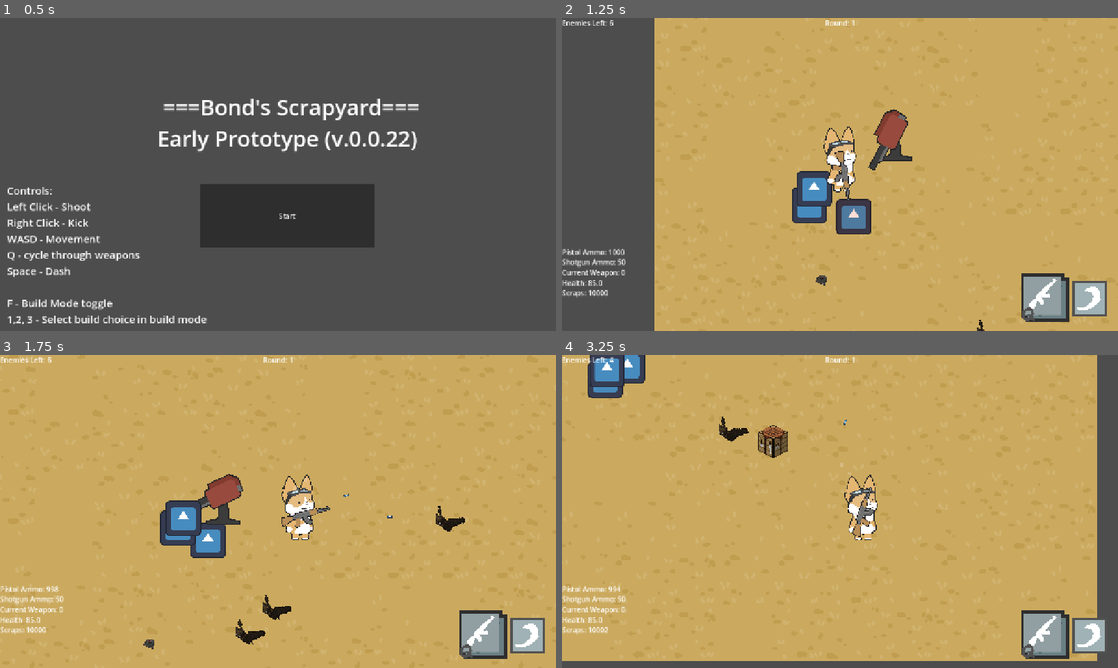
Above: before the commit, frames 1-4 (two rows, left to right).
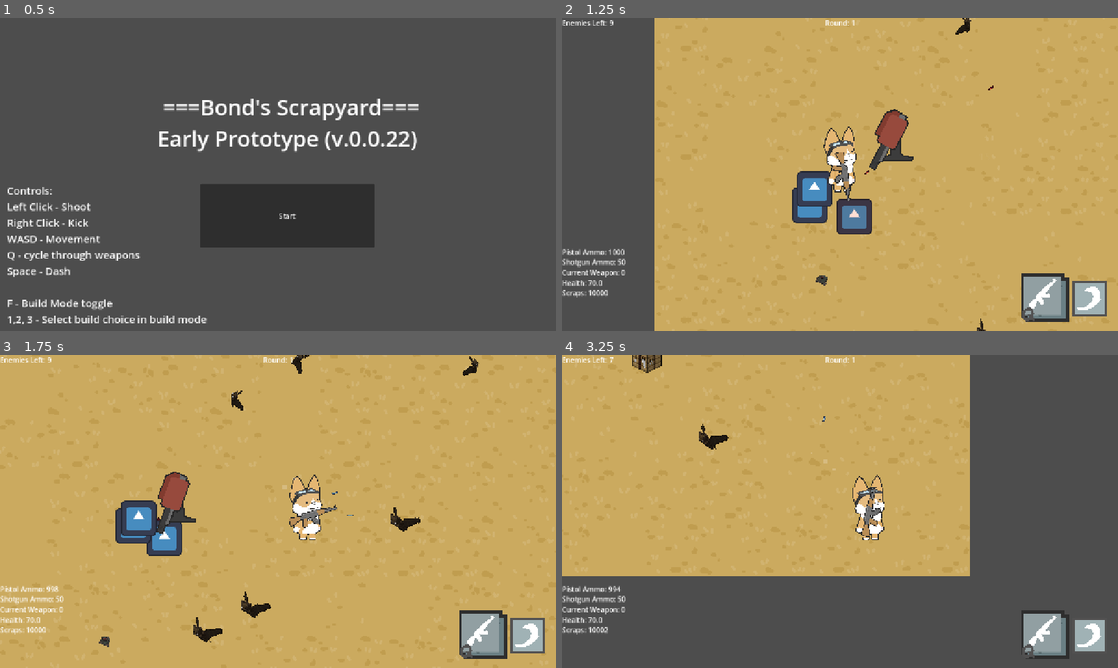
Above: after the commit, the same moments.

Repository: Recsaur/BondScrapyard
Game: Godot game, scene res://Scenes/main_menu.tscn
Same seed, same stepped clock (60 frames per second), same inputs: the game is played once before the commit and once after it. The engine's default icon, where the game draws it, is replaced by a stand-in: a white triangle on a blue panel in a dark square.
Inputs (mouse positions are in pixels of both pictures, inside the frame that each line leads up to):
- Up to frame 1 (0.5 s): no input
- Up to frame 2 (1.25 s): click "Start" at 0.5 s
- Up to frame 3 (1.75 s): tap Enter at 1.25 s; move the mouse to (400, 495) at 1.27 s; press the mouse at (400, 495) at 1.28 s; hold D (right) from 1.28 s (still down); right-click (400, 495) at 1.35 s
- Up to frame 4 (3.25 s): move the mouse to (728, 527) at 2.02 s; release D (right) at 2.03 s; release the mouse at (728, 527) at 2.03 s; hold S (down) 2.03-2.78 s; click (728, 527) at 2.1 s; right-click (728, 527) at 2.3 s; move the mouse to (895, 442) at 2.77 s; press the mouse at (895, 442) at 2.78 s; hold D (right) from 2.78 s (still down); tap 1 (1_Build) at 2.85 s

Frame 1 is identical in both runs. In frame 2, 0.6% of the frame differs, in the area x 4-78%, y 0-100%; in frame 3, 6.8%; in frame 4, 44%, in the area x 0-97%, y 0-98%.

Commit message:
Added ranged enemy and a few changes in some scripts

Diff:
--- a/Scenes/BuildingHUD.tscn
+++ b/Scenes/BuildingHUD.tscn
@@ -1,7 +1,9 @@
-[gd_scene load_steps=3 format=3 uid="uid://whis2n7y48kv"]
+[gd_scene load_steps=5 format=3 uid="uid://whis2n7y48kv"]
 
 [ext_resource type="Script" uid="uid://chrpjdlo56ad0" path="res://Scenes/building_hud.gd" id="1_16qb0"]
+[ext_resource type="Texture2D" uid="uid://brj8o0xkxrsr" path="res://Assets/full_turret.png" id="2_h5j8q"]
 [ext_resource type="Texture2D" uid="uid://ba5xwdoxwbj8x" path="res://Assets/icon.svg" id="2_vqi67"]
+[ext_resource type="Texture2D" uid="uid://p0odsbj0iva8" path="res://Assets/landmine.webp" id="3_4ip7x"]
 
 [node name="Building_HUD" type="CanvasLayer"]
 visible = false
@@ -20,8 +22,9 @@
 
 [node name="Sprite2D" type="Sprite2D" parent="NS"]
 position = Vector2(16, 16)
-scale = Vector2(0.22460932, 0.22460932)
-texture = ExtResource("2_vqi67")
+scale = Vector2(0.025, 0.025)
+texture = ExtResource("2_h5j8q")
+flip_h = true
 
 [node name="M" type="CanvasLayer" parent="."]
 
@@ -37,8 +40,8 @@
 
 [node name="Sprite2D" type="Sprite2D" parent="M"]
 position = Vector2(16, 47)
-scale = Vector2(0.225, 0.225)
-texture = ExtResource("2_vqi67")
+scale = Vector2(0.065, 0.065)
+texture = ExtResource("3_4ip7x")
 
 [node name="HS" type="CanvasLayer" parent="."]
 
--- a/Scenes/Characters/player.gd
+++ b/Scenes/Characters/player.gd
@@ -1,7 +1,7 @@
 extends CharacterBody2D
 
 
-const SPEED = 750.0
+const SPEED = 1000.0
 const JUMP_VELOCITY = -400.0
 const DASH_SPEED = 1750
 var KB = Vector2.ZERO
--- a/Scenes/Maps/Map.tscn
+++ b/Scenes/Maps/Map.tscn
@@ -9,6 +9,7 @@
 [ext_resource type="PackedScene" uid="uid://esj1jbtitq1n" path="res://Scenes/upgrade_bench.tscn" id="6_m07rm"]
 [ext_resource type="PackedScene" uid="uid://d20b0unst50ta" path="res://Assets/landmine.tscn" id="7_b6kcm"]
 [ext_resource type="PackedScene" uid="uid://b68ifm0tm6k1s" path="res://Scenes/bat_enemy.tscn" id="9_jwcm4"]
+[ext_resource type="PackedScene" uid="uid://djwo1gcirtng8" path="res://Scenes/range_enemy.tscn" id="10_ikgfv"]
 
 [sub_resource type="TileSetAtlasSource" id="TileSetAtlasSource_jwcm4"]
 texture = ExtResource("2_03u5j")
@@ -111,5 +112,14 @@
 [node name="SpawnPoint10" type="Marker2D" parent="."]
 position = Vector2(1166, 1000)
 
+[node name="Range_Enemy" parent="." instance=ExtResource("10_ikgfv")]
+position = Vector2(624, -234)
+
+[node name="Range_Enemy2" parent="." instance=ExtResource("10_ikgfv")]
+position = Vector2(1208, -347)
+
+[node name="Range_Enemy3" parent="." instance=ExtResource("10_ikgfv")]
+position = Vector2(800, -335)
+
 [connection signal="timeout" from="SpawnTimer" to="." method="_on_spawn_timer_timeout"]
 [connection signal="timeout" from="IntermissionTimer" to="." method="_on_intermission_timer_timeout"]
--- a/Scenes/Maps/map.gd
+++ b/Scenes/Maps/map.gd
@@ -1,12 +1,12 @@
 extends Node2D
 var Enemy_N_Path = preload("res://Scenes/Characters/enemy.tscn")
 var Enemy_B_Path = preload("res://Scenes/bat_enemy.tscn")
+var Enemy_R_Path = preload("res://Scenes/range_enemy.tscn")
 @onready var SpawnPoints = [$SpawnPoint, $SpawnPoint2, $SpawnPoint3, $SpawnPoint4, $SpawnPoint5, $SpawnPoint6, $SpawnPoint7, $SpawnPoint8, $SpawnPoint9, $SpawnPoint10]
 
 # Called when the node enters the scene tree for the first time.
 func _ready() -> void:
 	pass # Replace with function body.
-
 
 func _physics_process(delta: float) -> void:
 	var enemies_count = get_tree().get_nodes_in_group("Enemy").size()
@@ -29,6 +29,10 @@
 		var EnemyBat = Enemy_B_Path.instantiate()
 		EnemyBat.position = SpawnPoints.pick_random().position
 		add_child(EnemyBat)
+	if Type == "Range":
+		var EnemyRange = Enemy_R_Path.instantiate()
+		EnemyRange.position = SpawnPoints.pick_random().position
+		add_child(EnemyRange)
 
 func _on_spawn_timer_timeout() -> void:
 	#EnemySpawn("Normal")
@@ -39,6 +43,8 @@
 		EnemySpawn("Normal")
 	for B_Enemy in range(int(GameTracker.BEnemyAmt)):
 		EnemySpawn("Bat")
+	for R_Enemy in range(int(GameTracker.REnemyAmt)):
+		EnemySpawn("Range")
 	IncreaseEnemyAmt()
 	GameTracker.Current_round += 1
 	#include an if statement of if rounds are more than liek 3, then allow ranged enemies
@@ -48,5 +54,7 @@
 		GameTracker.NEnemyAmt *= 1.5
 	if randi_range(0,1) == 1 and GameTracker.Current_round > 3:
 		GameTracker.BEnemyAmt *= 1.5
+	if randi_range(0,1) == 1 and GameTracker.Current_round > 3:
+		GameTracker.BEnemyAmt *= 1.5
 	#Add here the changing amount of enemy when spawning, call this too for like whern last line of intermission ending
 	pass
--- /dev/null
+++ b/Scenes/enemy_bullet.tscn
@@ -0,0 +1,35 @@
+[gd_scene load_steps=5 format=3 uid="uid://41dl7yig0kdw"]
+
+[ext_resource type="Script" uid="uid://bdppulbpgi80t" path="res://enemy_bullet.gd" id="1_54jiv"]
+[ext_resource type="Texture2D" uid="uid://ba5xwdoxwbj8x" path="res://Assets/icon.svg" id="2_b6yqb"]
+
+[sub_resource type="RectangleShape2D" id="RectangleShape2D_72t2l"]
+size = Vector2(9, 1.75)
+
+[sub_resource type="RectangleShape2D" id="RectangleShape2D_mrehe"]
+size = Vector2(14, 4)
+
+[node name="Enemy_Bullet" type="CharacterBody2D"]
+script = ExtResource("1_54jiv")
+
+[node name="Sprite2D" type="Sprite2D" parent="."]
+modulate = Color(1, 0.1764706, 0.1764706, 1)
+scale = Vector2(0.10937501, 0.03125)
+texture = ExtResource("2_b6yqb")
+
+[node name="CollisionShape2D" type="CollisionShape2D" parent="."]
+shape = SubResource("RectangleShape2D_72t2l")
+
+[node name="Area2D" type="Area2D" parent="."]
+collision_layer = 0
+monitorable = false
+
+[node name="CollisionShape2D" type="CollisionShape2D" parent="Area2D"]
+shape = SubResource("RectangleShape2D_mrehe")
+
+[node name="despawn" type="Timer" parent="."]
+wait_time = 5.0
+autostart = true
+
+[connection signal="body_entered" from="Area2D" to="." method="_on_area_2d_body_entered"]
+[connection signal="timeout" from="despawn" to="." method="_on_despawn_timeout"]
--- /dev/null
+++ b/Scenes/range_enemy.gd
@@ -0,0 +1,81 @@
+extends CharacterBody2D
+var Health = 50
+var Speed = randf_range(50,95)
+var Scrap_path = preload("res://Scenes/scrap.tscn")
+var KB = Vector2.ZERO
+var KB_Length = 200.0
+var EffectDmg_path = preload("res://Scenes/dmg_particles.tscn")
+
+var Bullet_path = preload("res://Scenes/enemy_bullet.tscn")
+var Current_target = GameTracker.player_pos
+var Knockback = 0.0
+var Fire_rate = 2.0
+var Can_shoot = true
+# Called when the node enters the scene tree for the first time.
+
+func _physics_process(delta: float) -> void:
+	var player_pos = GameTracker.player_pos
+	var Increments = delta * Speed
+	#use for maybe collecting items
+	if Health <= 0:
+		var Scrap = Scrap_path.instantiate()
+		Scrap.position = position
+		GameStuff.add_child(Scrap)
+		queue_free()
+	position += KB * delta
+	KB = KB.move_toward(Vector2.ZERO, KB_Length)
+	position = Vector2(move_toward(position.x, player_pos.x, Increments),move_toward(position.y, player_pos.y, Increments))
+	var enemy_target = closest_enemy()
+	if enemy_target:
+		$Sprite2D.look_at(enemy_target.global_position)
+		if Can_shoot:
+			Shoot(enemy_target)
+		if enemy_target.global_position.x > global_position.x:
+			$Sprite2D.flip_v = false
+		else:
+			$Sprite2D.flip_v = true
+
+func Apply_Knockback(KB_Source, KB_Strength):
+	var tween  = create_tween()
+	var KB_dir = KB_Source.direction_to(global_position)
+	KB += KB_dir * KB_Strength
+	$Sprite2D.modulate = Color(1.358, 0.49, 0.344)
+	tween.tween_property($Sprite2D,"modulate",Color(1.0, 1.0, 1.0, 1.0),0.5)
+
+func DmgEffect(DmgTaken):
+	#var tween = create_tween()
+	var Effect = EffectDmg_path.instantiate()
+	#Effect.global_position.x += 101
+	Effect.DmgEffectItself(DmgTaken)
+	add_child(Effect)
+	#Effect.DmgTaken = DmgTaken
+	#tween.tween_property($Label,"position",Vector2($Label.position.x,$Label.position.y-25),0.05).set_trans(Tween.TRANS_BOUNCE)
+
+
+		#look_at(Current_target.global_position)
+
+func closest_enemy():
+	var enemies = get_tree().get_nodes_in_group("Player")
+	var nearest_enemy = null
+	var shortest_dist = INF
+	for enemy in enemies:
+		var dist = global_position.distance_to(enemy.global_position)
+		if dist < shortest_dist:
+			shortest_dist = dist
+			nearest_enemy = enemy
+	return nearest_enemy
+
+func Shoot(enemy):
+	var bullet = Bullet_path.instantiate()
+	var target_location = enemy.global_position
+	Can_shoot = false
+	#GameTracker.Pistol_ammo -= 1
+	bullet.Sentry_from = self
+	bullet.global_position = global_position
+	bullet.rotation = enemy.global_rotation
+	var direction = (target_location - global_position).normalized()
+	bullet.target_position = direction
+	bullet.rotation = direction.angle()
+	GameStuff.add_child(bullet)
+	await get_tree().create_timer(Fire_rate).timeout
+	Can_shoot = true
--- /dev/null
+++ b/Scenes/range_enemy.tscn
@@ -0,0 +1,73 @@
+[gd_scene load_steps=11 format=3 uid="uid://djwo1gcirtng8"]
+
+[ext_resource type="Script" uid="uid://dnau6sncpv60d" path="res://Scenes/range_enemy.gd" id="1_pd800"]
+[ext_resource type="Texture2D" uid="uid://iro8byfmo7ek" path="res://Assets/bat.webp" id="2_opf0r"]
+
+[sub_resource type="RectangleShape2D" id="RectangleShape2D_y3who"]
+size = Vector2(48, 48)
+
+[sub_resource type="ViewportTexture" id="ViewportTexture_rk4vr"]
+viewport_path = NodePath("SubViewport")
+
+[sub_resource type="Curve" id="Curve_u0rtq"]
+_data = [Vector2(0, 1), 0.0, 0.0, 0, 0, Vector2(1, 0), 0.0, 0.0, 0, 0]
+point_count = 2
+
+[sub_resource type="CurveTexture" id="CurveTexture_ixshx"]
+curve = SubResource("Curve_u0rtq")
+
+[sub_resource type="Curve" id="Curve_yv50a"]
+_data = [Vector2(0, 1), 0.0, 0.0, 0, 0, Vector2(1, 1), 0.0, 0.0, 0, 0]
+point_count = 2
+
+[sub_resource type="CurveTexture" id="CurveTexture_8cp46"]
+curve = SubResource("Curve_yv50a")
+
+[sub_resource type="ParticleProcessMaterial" id="ParticleProcessMaterial_02o3c"]
+particle_flag_disable_z = true
+spread = 90.0
+initial_velocity_max = 164.70999
+gravity = Vector3(0, 98, 0)
+scale_curve = SubResource("CurveTexture_8cp46")
+alpha_curve = SubResource("CurveTexture_ixshx")
+
+[sub_resource type="LabelSettings" id="LabelSettings_5bhjl"]
+font_size = 24
+font_color = Color(1.317, 1.317, 1.317, 1)
+
+[node name="Range_Enemy" type="CharacterBody2D" groups=["Enemy", "R_enemy"]]
+script = ExtResource("1_pd800")
+
+[node name="CollisionShape2D" type="CollisionShape2D" parent="."]
+shape = SubResource("RectangleShape2D_y3who")
+
+[node name="Sprite2D" type="Sprite2D" parent="."]
+position = Vector2(0.31853202, 0.39843583)
+scale = Vector2(0.0781843, 0.07818431)
+texture = ExtResource("2_opf0r")
+
+[node name="GPUParticles2D" type="GPUParticles2D" parent="."]
+visible = false
+position = Vector2(110, -13)
+rotation = -1.5707964
+emitting = false
+amount = 1
+texture = SubResource("ViewportTexture_rk4vr")
+one_shot = true
+speed_scale = 3.0
+process_material = SubResource("ParticleProcessMaterial_02o3c")
+
+[node name="SubViewport" type="SubViewport" parent="."]
+transparent_bg = true
+size = Vector2i(402, 52)
+
+[node name="Label" type="Label" parent="SubViewport"]
+visible = false
+offset_left = 65.0
+offset_top = 26.0
+offset_right = 116.0
+offset_bottom = 49.0
+text = "SCORE"
+label_settings = SubResource("LabelSettings_5bhjl")
+horizontal_alignment = 1
+vertical_alignment = 1
--- /dev/null
+++ b/enemy_bullet.gd
@@ -0,0 +1,25 @@
+extends CharacterBody2D
+var target_position
+var Bullet_Speed = 1000
+var dmg = GameTracker.Normal_sentry_dmg
+var KB = 750
+var Sentry_from = null
+
+func _physics_process(delta: float) -> void:
+	velocity = target_position * Bullet_Speed
+	move_and_slide()
+
+
+func _on_area_2d_body_entered(body: Node2D) -> void:
+	if body.has_method("Apply_Knockback"):
+		if body.is_in_group("Player"):
+			#print(body)
+			body.Apply_Knockback(Sentry_from.position,KB)
+			#body.DmgEffect(dmg)
+			GameTracker.player_health -= dmg
+			queue_free()
+
+
+func _on_despawn_timeout() -> void:
+	queue_free()
+	pass # Replace with function body.
Not shown: 1 places in Scenes/Maps/Map.tscn that only renumber resources
Not shown, added: Scenes/range_enemy.gd.uid
Not shown, added: enemy_bullet.gd.uid
